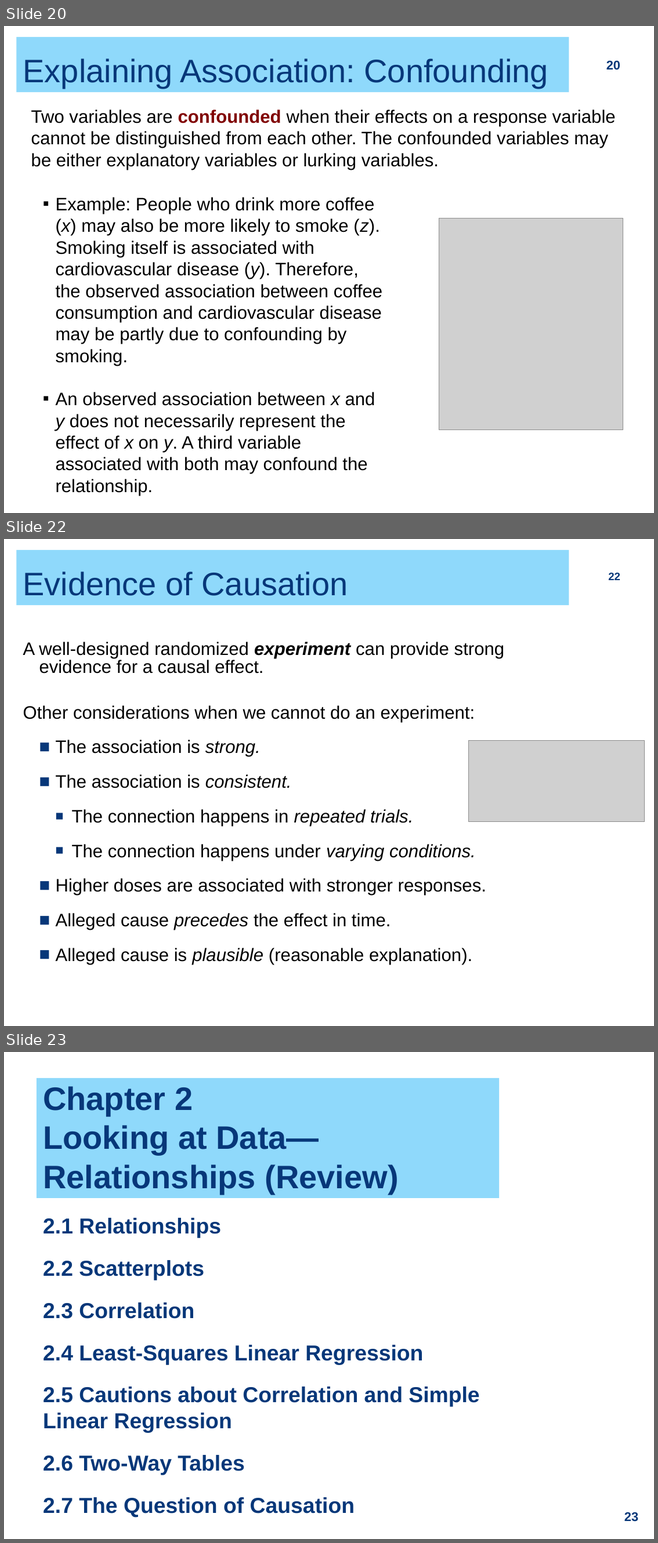
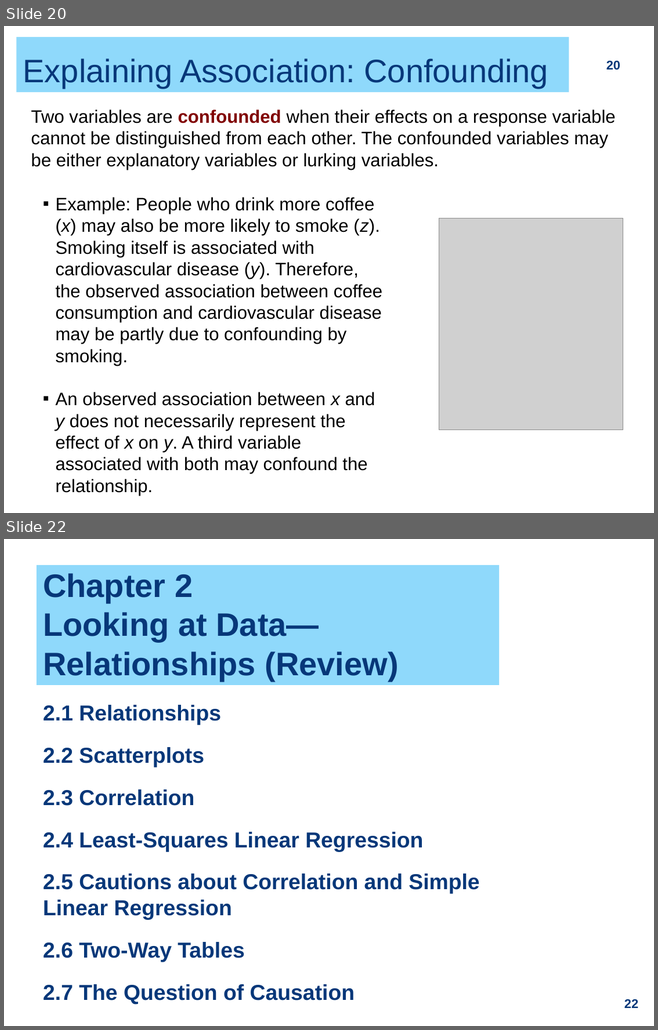
Before and after one commit to ZhiyangGeeZhou/ZhiyangGeeZhou.github.io, a slide deck: attach/UWM/UWM_PH702_2026Fall_Part03.pptx. Shown one above the other, each under a label of ours: slides 20, 22 and 23 before the commit, slides 20 and 22 after it; the slides between them are not shown. The pictures are 658x1543 and 658x1030 pixels, drawn with LibreOffice and Linux fonts; fonts in the diff are those of the drawing; grey boxes stand for pictures. Boxes give left, top, right and bottom in pixels: in the first picture for what was removed or moved away, otherwise in the second. Text is boxed around its words. In the diff, an @@ line names an element or a change of style, - is before the commit and + after.

```diff
--- a/attach/UWM/UWM_PH702_2026Fall_Part03.pptx
+++ b/attach/UWM/UWM_PH702_2026Fall_Part03.pptx
@@ slide 22 removed at (x1=4, y1=539, x2=654, y2=1026), background #FFFFFF @@
@@ title removed at (x1=16, y1=550, x2=568, y2=605) @@
-Evidence of Causation
@@ page number removed at (x1=608, y1=573, x2=620, y2=580) @@
-22
@@ text removed at (x1=23, y1=642, x2=505, y2=965) @@
-A well-designed randomized experiment can provide strong evidence for a causal effect.
-Other considerations when we cannot do an experiment:
-  ■ The association is strong.
-  ■ The association is consistent.
-    ■ The connection happens in repeated trials.
-    ■ The connection happens under varying conditions.
-  ■ Higher doses are associated with stronger responses.
-  ■ Alleged cause precedes the effect in time.
-  ■ Alleged cause is plausible (reasonable explanation).
@@ picture removed at (x1=468, y1=740, x2=644, y2=822) @@
@@ what was slide 23 is now slide 22 @@
@@ page number at (x1=624, y1=999, x2=638, y2=1008): text changed @@
-23
+22
```
Also in this commit, not shown: 2 slides changed.
